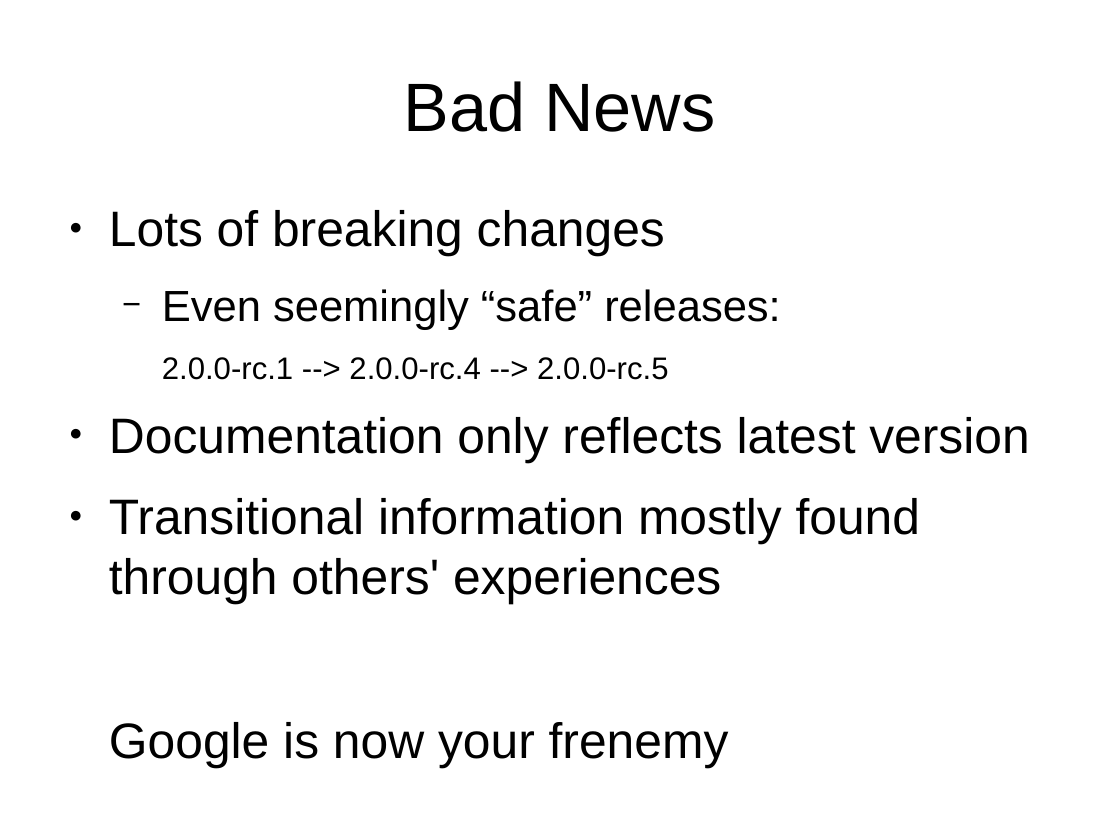
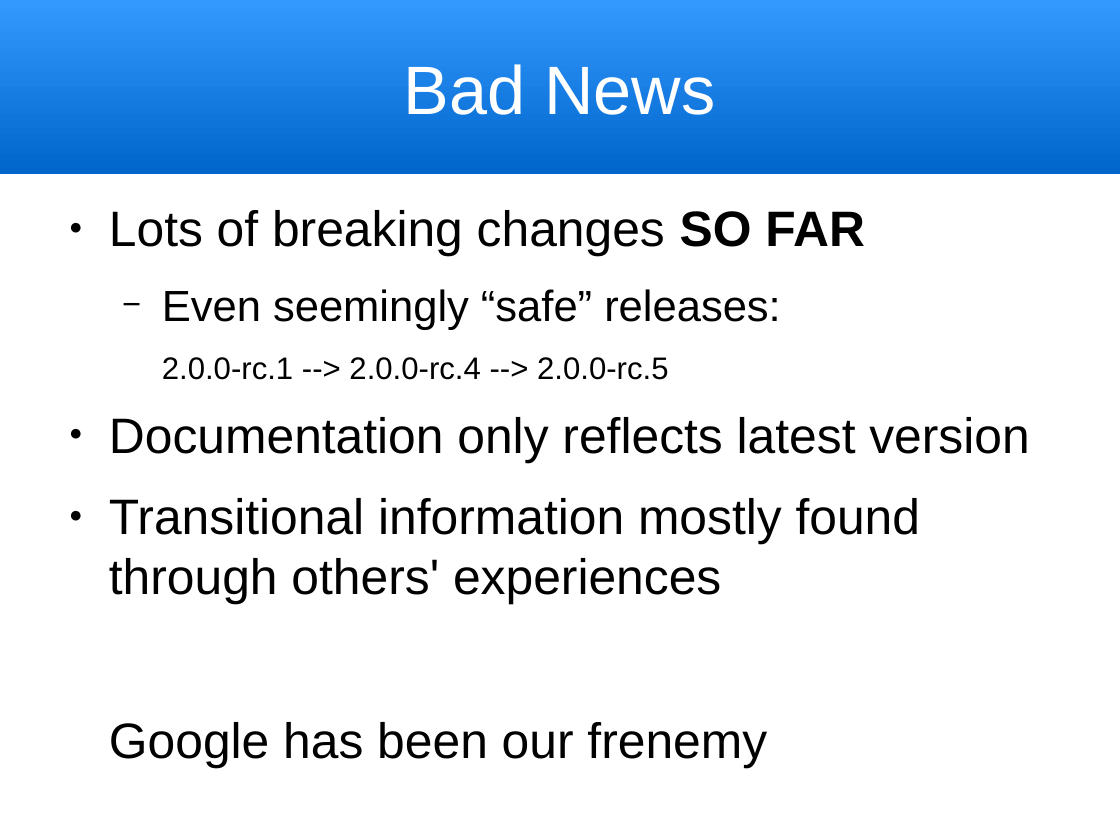
Before and after one commit to trognus/devcon2016, a slide deck: slide 21 of devconNg2_2.odp (slide 10 before the commit). Drawn at 1120x840 pixels with LibreOffice and Linux fonts; fonts in the diff are those of the drawing. Boxes give left, top, right and bottom in pixels: in the first picture for what was removed or moved away, otherwise in the second. Text is boxed around its words. In the diff, an @@ line names an element or a change of style, - is before the commit and + after.

```diff
--- a/devconNg2_2.odp
+++ b/devconNg2_2.odp
@@ title "Bad News": place and size @@
-title "Bad News" at box(404, 81, 715, 132)
+title "Bad News" at box(0, 0, 1120, 174)
@@ title "Bad News" at box(0, 0, 1120, 174): text colour #000000 to #FFFFFF; fill none to gradient #0066CC to #3399FF @@
@@ text at box(109, 210, 865, 256): text changed @@
-● Lots of breaking changes
+● Lots of breaking changes SO FAR
@@ text at box(109, 722, 767, 768): text changed @@
-Google is now your frenemy
+Google has been our frenemy
```
Also in this commit, not shown: 10 other slides changed, 22 slides added, 3 slides removed, 1 other file.
